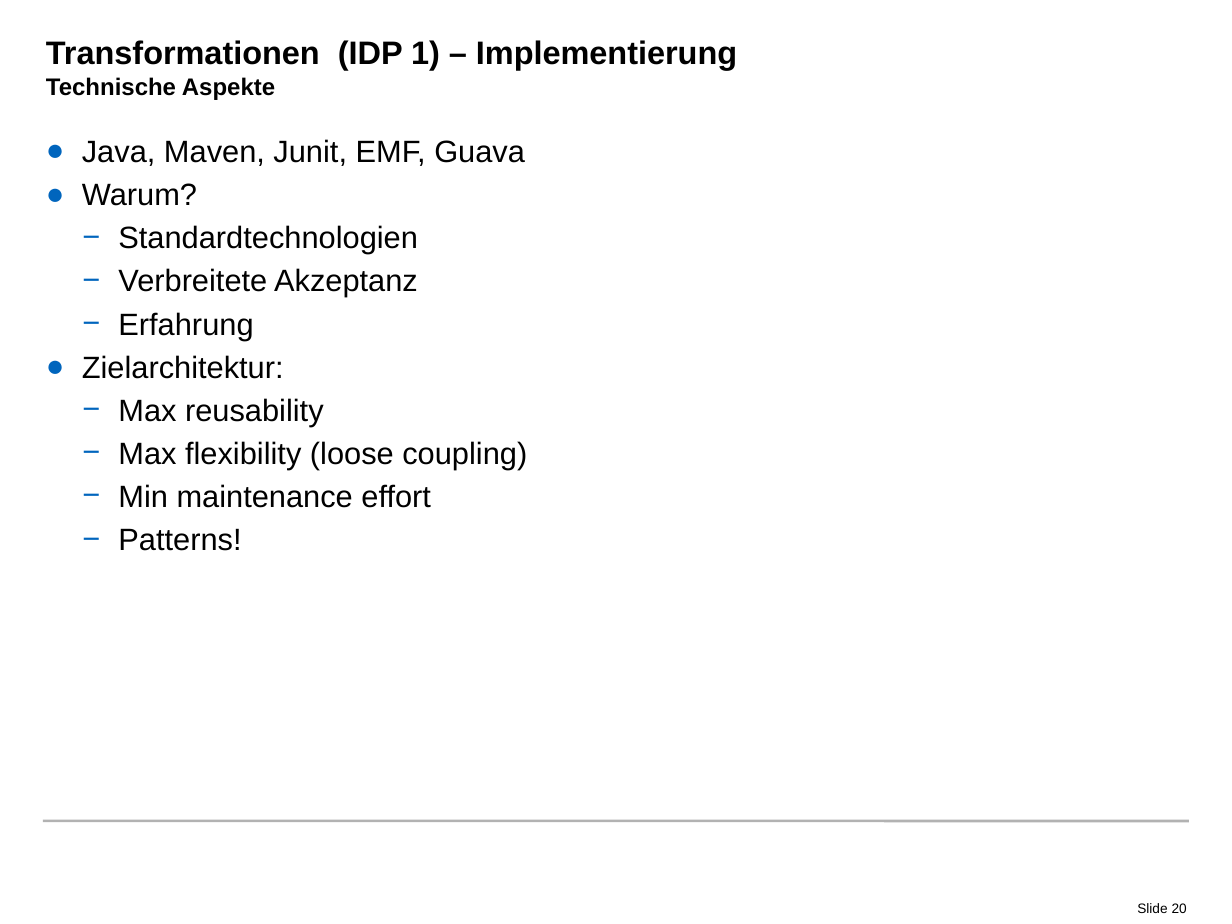
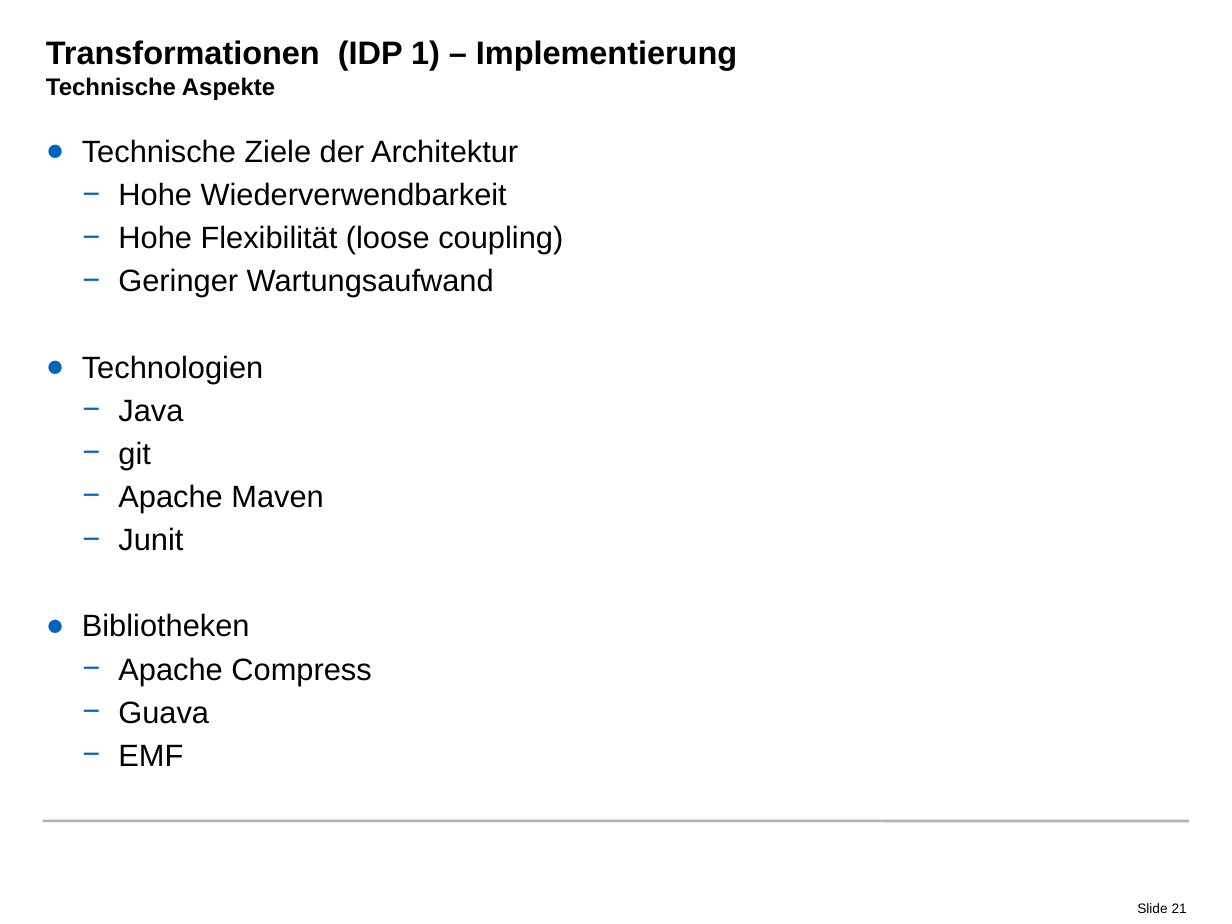
Before and after one commit to radke-tum/idp, a slide deck: slide 21 of pssif/doc/PSSIF.pptx (slide 20 before the commit). Drawn at 1232x924 pixels with LibreOffice and Linux fonts; fonts in the diff are those of the drawing; background and template pictures are left out. Boxes give left, top, right and bottom in pixels: in the first picture for what was removed or moved away, otherwise in the second. Text is boxed around its words. In the diff, an @@ line names an element or a change of style, - is before the commit and + after.

```diff
--- a/pssif/doc/PSSIF.pptx
+++ b/pssif/doc/PSSIF.pptx
@@ text at <box>82,139,563,766</box>: text changed @@
-● Java, Maven, Junit, EMF, Guava
-● Warum?
-  − Standardtechnologien
-  − Verbreitete Akzeptanz
-  − Erfahrung
-● Zielarchitektur:
-  − Max reusability
-  − Max flexibility (loose coupling)
-  − Min maintenance effort
-  − Patterns!
+● Technische Ziele der Architektur
+  − Hohe Wiederverwendbarkeit
+  − Hohe Flexibilität (loose coupling)
+  − Geringer Wartungsaufwand
+● Technologien
+  − Java
+  − git
+  − Apache Maven
+  − Junit
+● Bibliotheken
+  − Apache Compress
+  − Guava
+  − EMF
@@ page number at <box>1137,903,1187,913</box>: text changed @@
-Slide 20
+Slide 21
```
Also in this commit, not shown: 12 other slides changed, 3 slides added, 2 slides removed.
